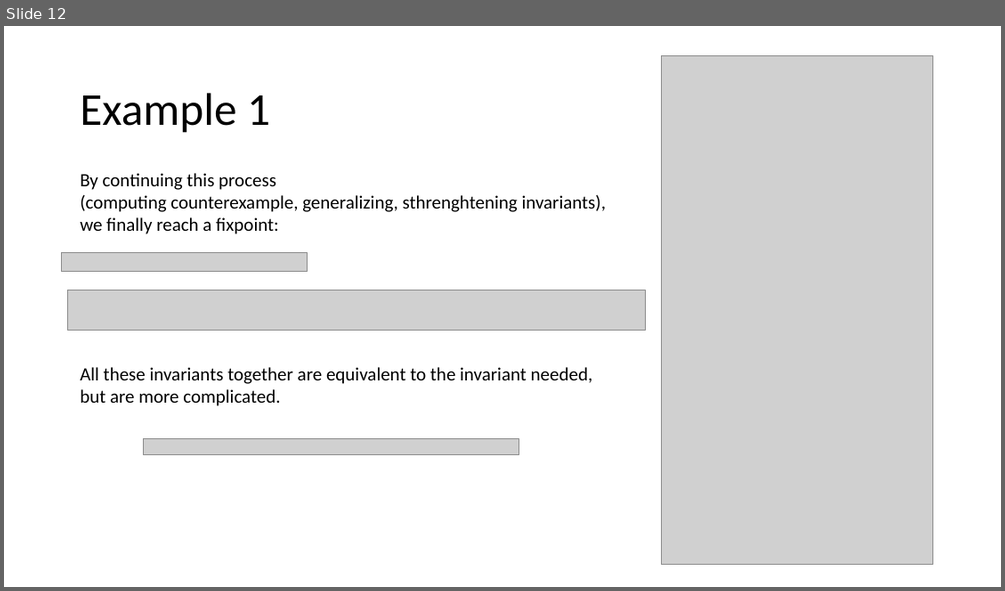
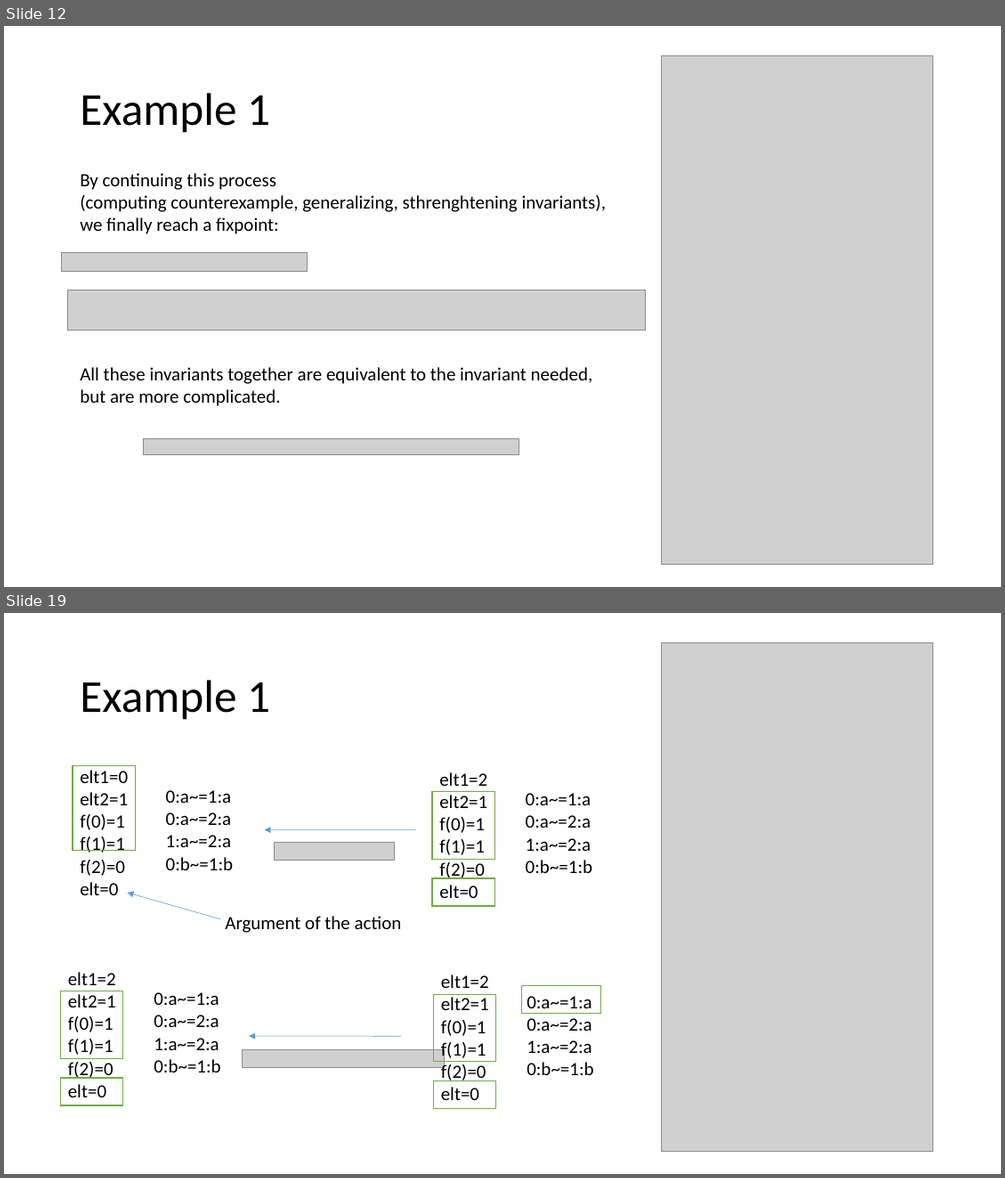
Before and after one commit to tjhance/ivy-research, a slide deck: invariant_synthesis/Invariant Synthesis.pptx. Shown one above the other, each under a label of ours: slide 12 before the commit, slides 12 and 19 after it; the slides between them are not shown. The pictures are 1005x591 and 1005x1178 pixels, drawn with LibreOffice and Linux fonts; fonts in the diff are those of the drawing; grey boxes stand for pictures. Boxes give left, top, right and bottom in pixels: in the first picture for what was removed or moved away, otherwise in the second. Text is boxed around its words. In the diff, an @@ line names an element or a change of style, - is before the commit and + after.

```diff
--- a/invariant_synthesis/Invariant Synthesis.pptx
+++ b/invariant_synthesis/Invariant Synthesis.pptx
@@ slide 19 added at bbox=[4, 613, 1001, 1174], background #FFFFFF @@
@@ picture added at bbox=[662, 643, 933, 1151] @@
@@ title added at bbox=[80, 680, 270, 720], 44 pt, text #000000 @@
+Example 1
@@ rectangle added at bbox=[73, 765, 136, 850], outline #70AD47 1 pt @@
@@ text added at bbox=[80, 770, 128, 895], 18 pt, text #000000 @@
+elt1=0
+elt2=1
+f(0)=1
+f(1)=1
+f(2)=0
+elt=0
@@ text added at bbox=[166, 790, 233, 870], 18 pt, text #000000 @@
+0:a~=1:a
+0:a~=2:a
+1:a~=2:a
+0:b~=1:b
@@ arrow added from (416, 830) to (264, 830), #5B9BD5 0.5 pt @@
@@ picture added at bbox=[275, 843, 395, 860] @@
@@ group added at bbox=[432, 772, 592, 906]: 2 texts, 2 rectangles @@
+elt1=2
+elt2=1
+f(0)=1
+f(1)=1
+f(2)=0
+elt=0
+0:a~=1:a
+0:a~=2:a
+1:a~=2:a
+0:b~=1:b
@@ arrow added from (220, 919) to (128, 892), #5B9BD5 0.5 pt @@
@@ text added at bbox=[225, 916, 402, 933], 18 pt, text #000000 @@
+Argument of the action
@@ group added at bbox=[433, 974, 600, 1109]: 3 rectangles, 2 texts @@
+elt1=2
+elt2=1
+f(0)=1
+f(1)=1
+f(2)=0
+elt=0
+0:a~=1:a
+0:a~=2:a
+1:a~=2:a
+0:b~=1:b
@@ arrow added from (401, 1037) to (250, 1037), #5B9BD5 0.5 pt @@
@@ picture added at bbox=[242, 1049, 444, 1067] @@
@@ group added at bbox=[61, 972, 220, 1105]: 2 texts, 2 rectangles @@
+elt1=2
+elt2=1
+f(0)=1
+f(1)=1
+f(2)=0
+elt=0
+0:a~=1:a
+0:a~=2:a
+1:a~=2:a
+0:b~=1:b
```
Also in this commit, not shown: 5 slides changed, 5 other slides added, 1 slide removed.
